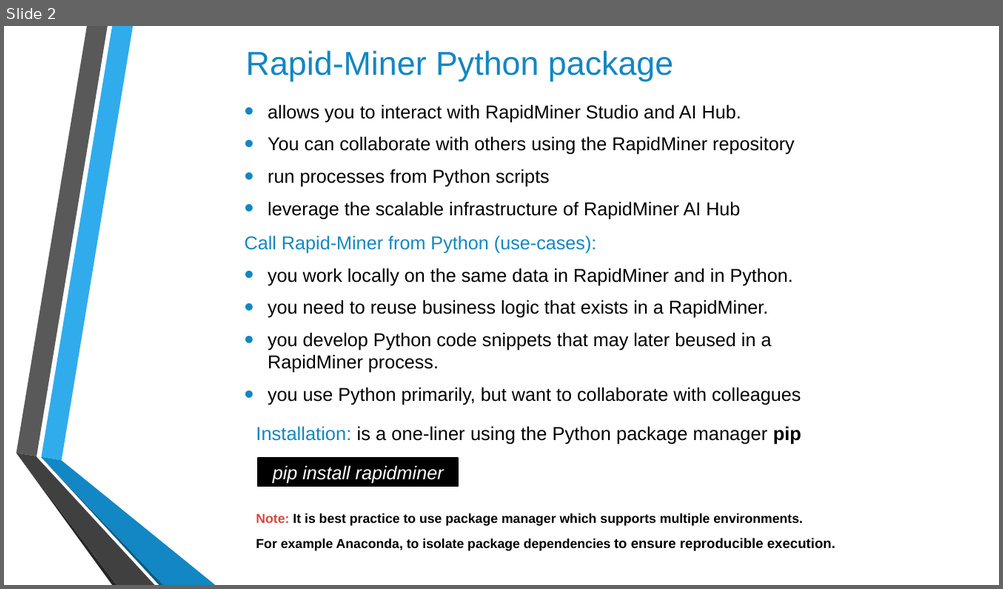
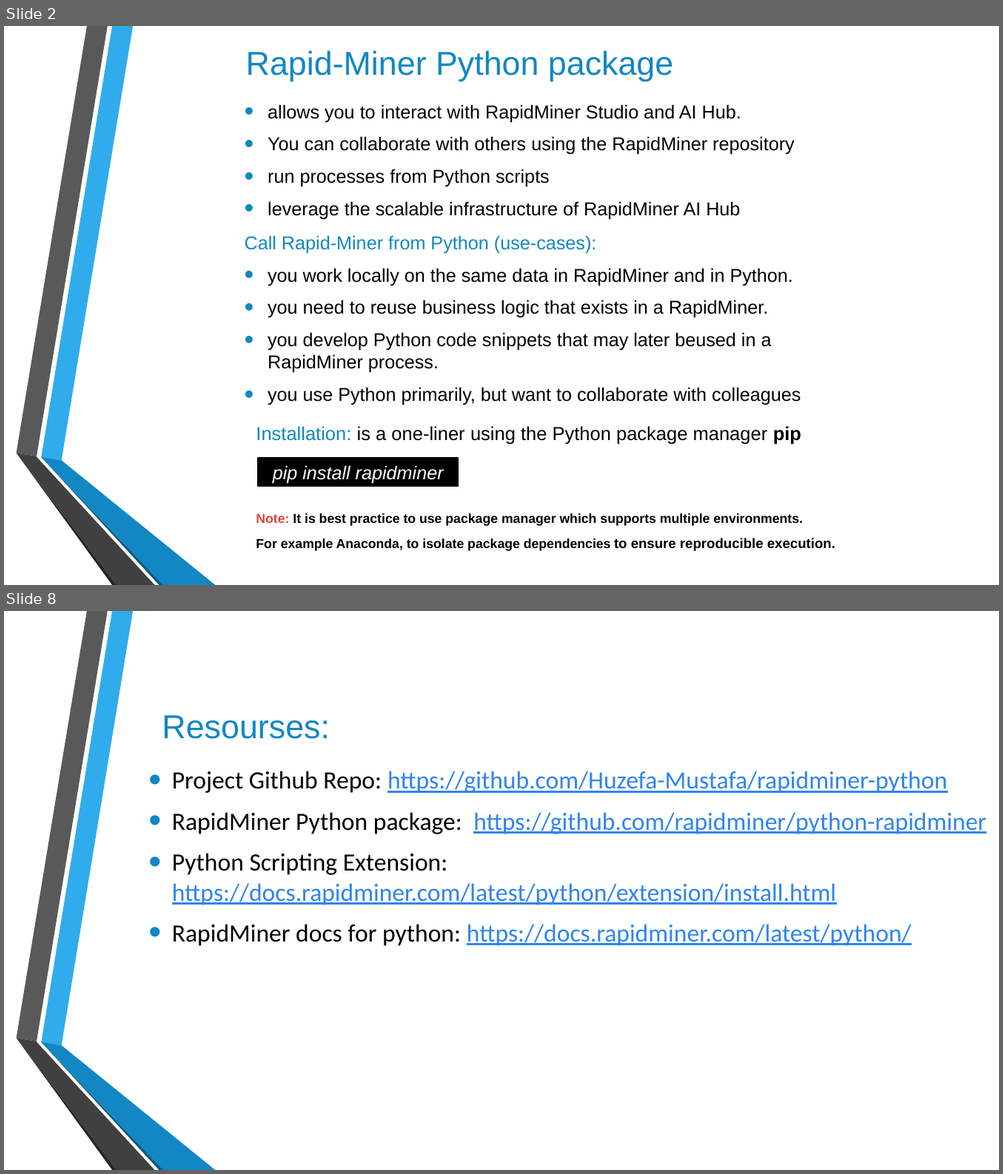
Before and after one commit to Huzefa-Mustafa/rapidminer-python, a slide deck: docs/Presentation_RapidMiner_Python.pptx. Shown one above the other, each under a label of ours: slide 2 before the commit, slides 2 and 8 after it; the slides between them are not shown. The pictures are 1003x589 and 1003x1174 pixels, drawn with LibreOffice and Linux fonts; fonts in the diff are those of the drawing; background and template pictures are left out. Boxes give left, top, right and bottom in pixels: in the first picture for what was removed or moved away, otherwise in the second. Text is boxed around its words. In the diff, an @@ line names an element or a change of style, - is before the commit and + after.

Commit message:
docs, scripts and ppt updated

```diff
--- a/docs/Presentation_RapidMiner_Python.pptx
+++ b/docs/Presentation_RapidMiner_Python.pptx
@@ slide 8 added at (4, 611, 999, 1170), background picture (left out); not listed: 6 template elements that a slide beside it also shows @@
@@ title added at (162, 715, 330, 739), 32 pt, text #1287C3 @@
+Resourses:
@@ text added at (172, 771, 986, 946), 24 pt, text #3085ED, underline @@
+• Project Github Repo: https://github.com/Huzefa-Mustafa/rapidminer-python
+• RapidMiner Python package: https://github.com/rapidminer/python-rapidminer
+• Python Scripting Extension: https://docs.rapidminer.com/latest/python/extension/install.html
+• RapidMiner docs for python: https://docs.rapidminer.com/latest/python/
```
Also in this commit, not shown: 4 slides changed, 2 other slides added, 1 slide removed, 8 other files.
